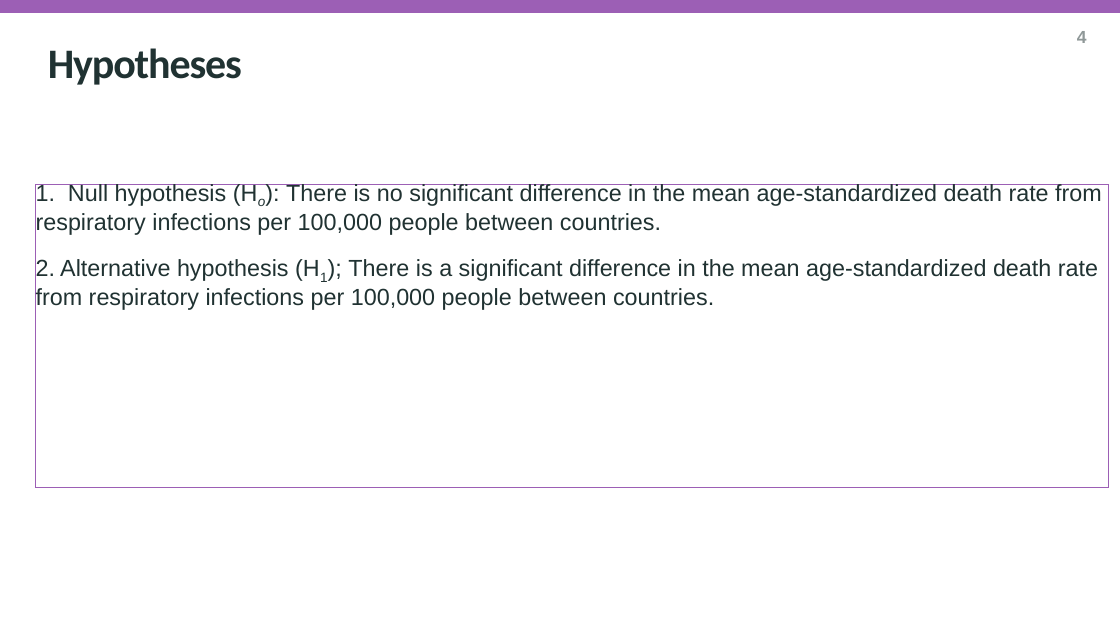
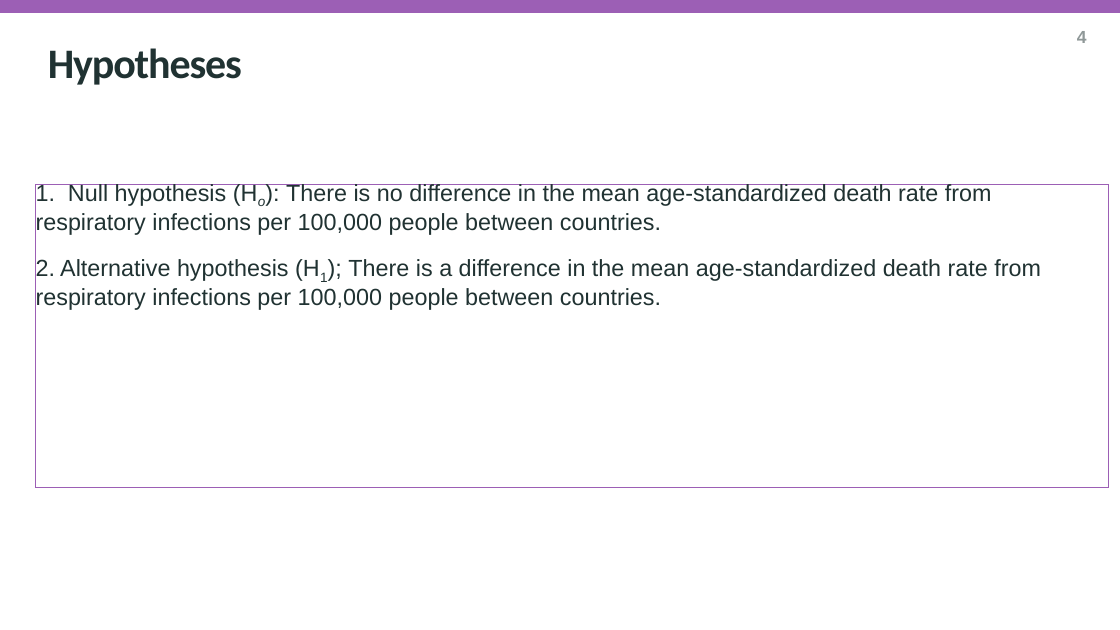
Before and after one commit to muhammadwaqas156/A159_7COM1079, a slide deck: slide 6 of reseach_question_presentation_template (1).pptx. Drawn at 1120x630 pixels with LibreOffice and Linux fonts; fonts in the diff are those of the drawing; background and template pictures are left out. Boxes give left, top, right and bottom in pixels: in the first picture for what was removed or moved away, otherwise in the second. Text is boxed around its words. In the diff, an @@ line names an element or a change of style, - is before the commit and + after.

Commit message:
reserch question is uptodate

```diff
--- a/reseach_question_presentation_template (1).pptx
+++ b/reseach_question_presentation_template (1).pptx
@@ title at bbox=[36, 184, 1041, 310]: text changed @@
-1. Null hypothesis (Ho): There is no significant difference in the mean age-standardized death rate from respiratory infections per 100,000 people between countries.
-2. Alternative hypothesis (H1); There is a significant difference in the mean age-standardized death rate from respiratory infections per 100,000 people between countries.
+1. Null hypothesis (Ho): There is no difference in the mean age-standardized death rate from respiratory infections per 100,000 people between countries.
+2. Alternative hypothesis (H1); There is a difference in the mean age-standardized death rate from respiratory infections per 100,000 people between countries.
```
